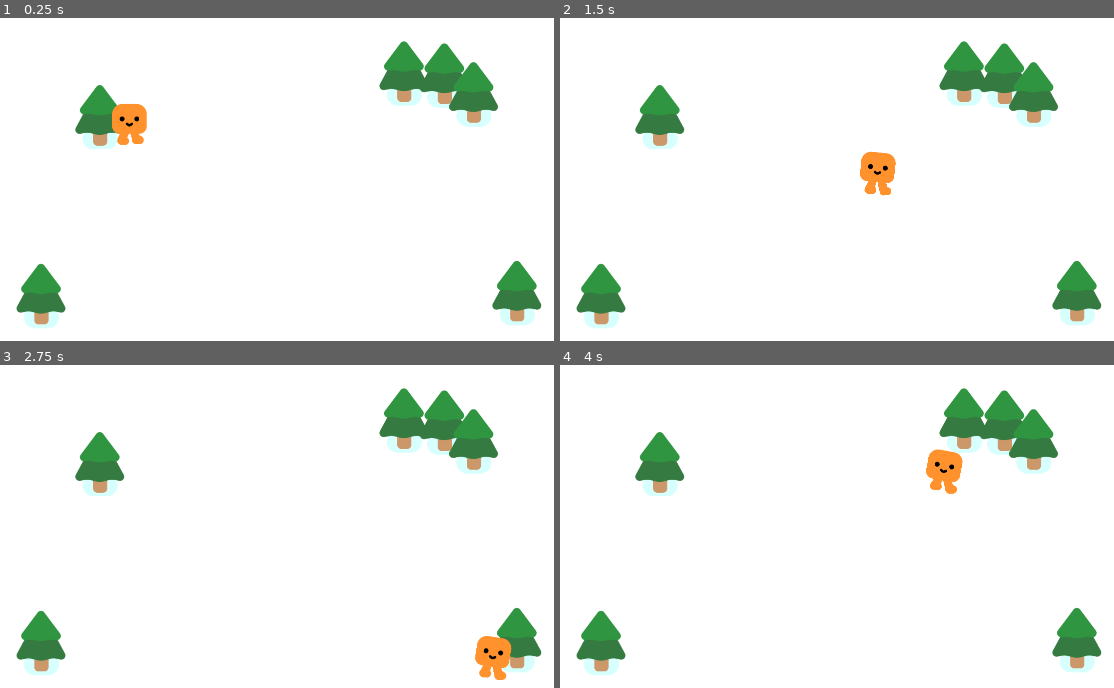
Above: before the commit, frames 1-4 (two rows, left to right).
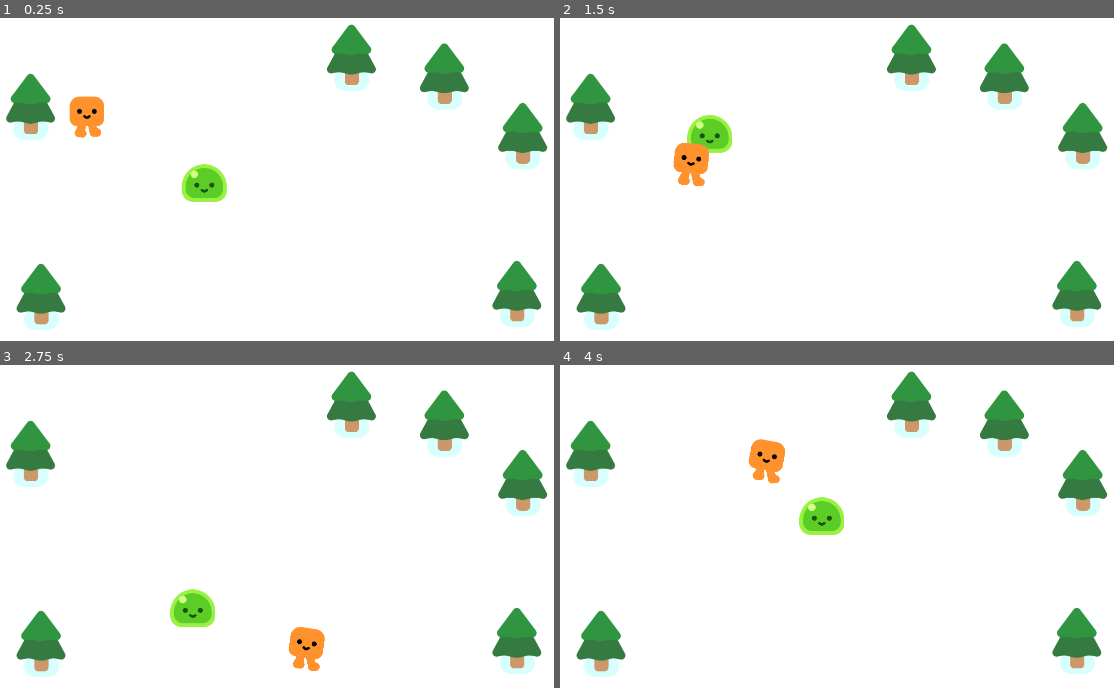
Above: after the commit, the same moments.

Repository: Tonykuang1028/FinalProject
Game: Godot game, scene res://survivors_game.tscn
The game is run twice, just before and just after one commit, with the same random seed, the same clock (stepped at 60 frames per second) and the same inputs.
Inputs:
- Up to frame 1 (0.25 s): no input
- Up to frame 2 (1.5 s): hold D (move_right) 0.53-1.28 s; hold S (move_down) from 1.28 s (still down)
- Up to frame 3 (2.75 s): release S (move_down) at 2.03 s; hold D (move_right) from 2.03 s (still down)
- Up to frame 4 (4 s): release D (move_right) at 2.78 s; hold W (move_up) 2.78-3.53 s; hold A (move_left) from 3.53 s (still down)

The runs differ from the first frame. In frame 1, 8.7% of the frame differs, in the area x 1-99%, y 1-97%; in frame 2, 9.3%; in frame 3, 9.4%, in the area x 1-99%, y 1-98%; in frame 4, 9.4%.

Commit message:
added mob to scene

Diff:
--- /dev/null
+++ b/mob.gd
@@ -0,0 +1,12 @@
+extends CharacterBody2D
+
+
+@onready var player = get_node("/root/Game/Player")
+
+
+
+
+func _physics_process(delta):
+	var direction = global_position.direction_to(player.global_position)
+	velocity = direction * 300.0
+	move_and_slide()
--- /dev/null
+++ b/mob.tscn
@@ -0,0 +1,16 @@
+[gd_scene load_steps=4 format=3 uid="uid://qdvxicsbgug"]
+
+[ext_resource type="Script" path="res://mob.gd" id="1_hmuao"]
+[ext_resource type="PackedScene" uid="uid://ogik4s70pgwl" path="res://characters/slime/slime.tscn" id="1_solbf"]
+
+[sub_resource type="CircleShape2D" id="CircleShape2D_xedj4"]
+radius = 52.0096
+
+[node name="Mob" type="CharacterBody2D"]
+script = ExtResource("1_hmuao")
+
+[node name="Slime" parent="." instance=ExtResource("1_solbf")]
+
+[node name="CollisionShape2D" type="CollisionShape2D" parent="."]
+position = Vector2(0, -27)
+shape = SubResource("CircleShape2D_xedj4")
--- a/pine_tree.tscn
+++ b/pine_tree.tscn
@@ -10,7 +10,7 @@
 
 [node name="GroundShadow" type="Sprite2D" parent="."]
 modulate = Color(0.839216, 1, 0.992157, 1)
-position = Vector2(1, 59)
+position = Vector2(1, 63)
 texture = ExtResource("1_8lycu")
 
 [node name="PineTree" type="Sprite2D" parent="."]
--- a/survivors_game.tscn
+++ b/survivors_game.tscn
@@ -1,6 +1,7 @@
-[gd_scene load_steps=3 format=3 uid="uid://btn6rqffudpog"]
+[gd_scene load_steps=4 format=3 uid="uid://btn6rqffudpog"]
 
 [ext_resource type="PackedScene" uid="uid://be2yma1l3fq8" path="res://player.tscn" id="1_so1bh"]
+[ext_resource type="PackedScene" uid="uid://qdvxicsbgug" path="res://mob.tscn" id="2_7wd0j"]
 [ext_resource type="PackedScene" uid="uid://bkt56macggrho" path="res://pine_tree.tscn" id="2_i21pu"]
 
 [node name="Game" type="Node2D"]
@@ -12,7 +13,10 @@
 offset_bottom = 1084.0
 
 [node name="Player" parent="." instance=ExtResource("1_so1bh")]
-position = Vector2(456, 408)
+position = Vector2(354, 390)
+
+[node name="Mob" parent="." instance=ExtResource("2_7wd0j")]
+position = Vector2(697, 587)
 
 [node name="PineTree" parent="." instance=ExtResource("2_i21pu")]
 position = Vector2(240, 777)
@@ -24,10 +28,10 @@
 position = Vector2(1208, 248)
 
 [node name="PineTree4" parent="." instance=ExtResource("2_i21pu")]
-position = Vector2(1278, 293)
+position = Vector2(1396, 391)
 
 [node name="PineTree6" parent="." instance=ExtResource("2_i21pu")]
-position = Vector2(381, 348)
+position = Vector2(215, 321)
 
 [node name="PineTree5" parent="." instance=ExtResource("2_i21pu")]
-position = Vector2(1111, 243)
+position = Vector2(985, 203)
